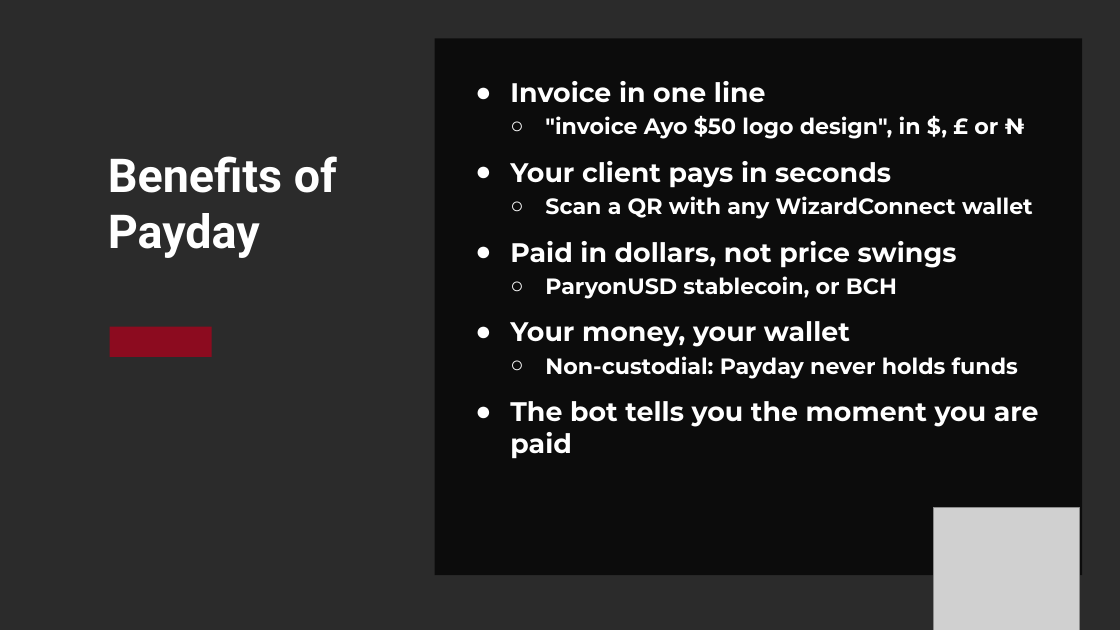
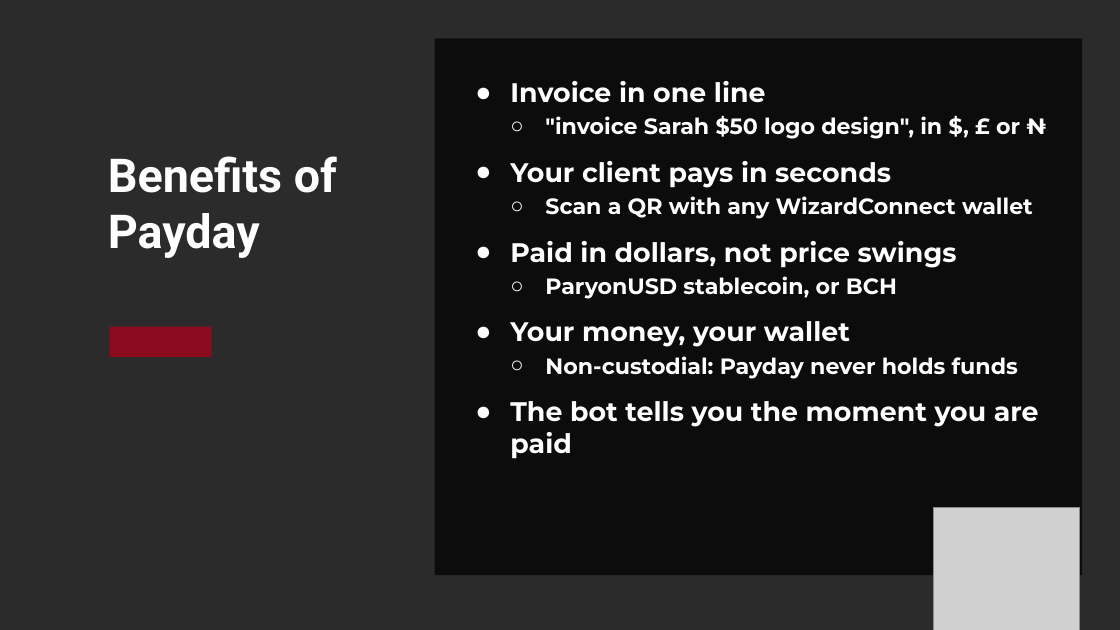
Before and after one commit to Finney06/payday, a slide deck: slide 4 of public/slides/Payday-BCH-BLAZE-2026.pptx. Drawn at 1120x630 pixels with LibreOffice and Linux fonts; fonts in the diff are those of the drawing; grey boxes stand for pictures; background and template pictures are left out; a plain dark background stands for a picture behind light text. Boxes give left, top, right and bottom in pixels: in the first picture for what was removed or moved away, otherwise in the second. Text is boxed around its words. In the diff, an @@ line names an element or a change of style, - is before the commit and + after.

```diff
--- a/public/slides/Payday-BCH-BLAZE-2026.pptx
+++ b/public/slides/Payday-BCH-BLAZE-2026.pptx
@@ text at (545, 115, 1020, 139): text changed @@
-  ○ "invoice Ayo $50 logo design", in $, £ or ₦
+  ○ "invoice Sarah $50 logo design", in $, £ or ₦
```
Also in this commit, not shown: 12 other files.
